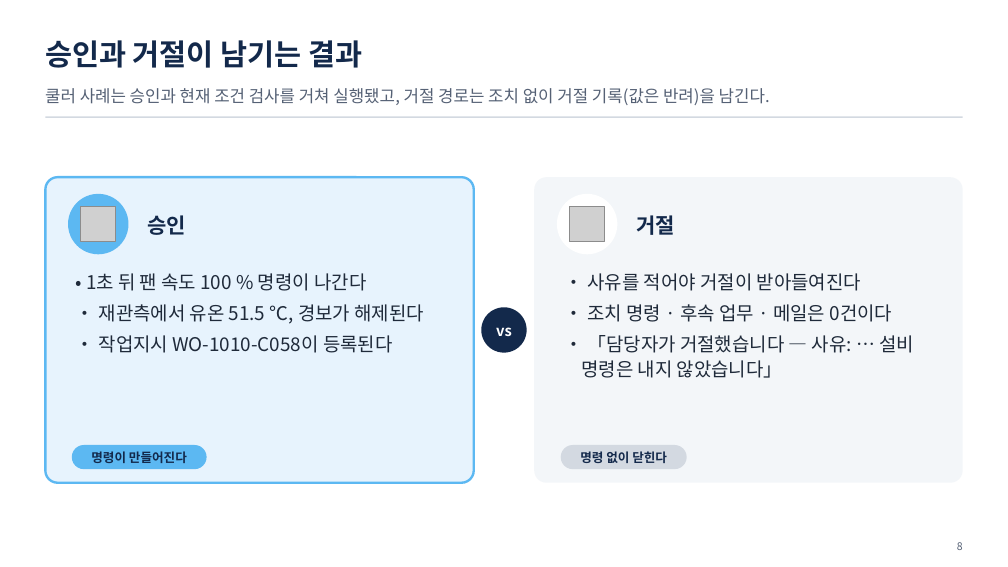
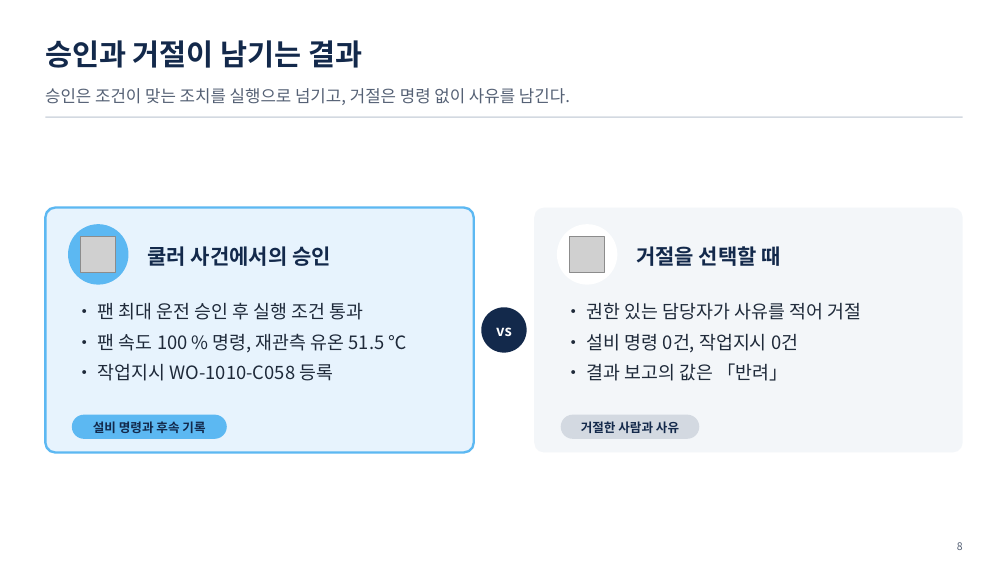
Before and after one commit to uengine-oss/hyd-iot-edu, a slide deck: slide 8 of workspace/강의제작/산출물/통합반/이론/07회차/통합반_07일차.pptx. Drawn at 1008x567 pixels with LibreOffice and Linux fonts; fonts in the diff are those of the drawing; grey boxes stand for pictures. Boxes give left, top, right and bottom in pixels: in the first picture for what was removed or moved away, otherwise in the second. Text is boxed around its words. In the diff, an @@ line names an element or a change of style, - is before the commit and + after.

Commit message:
통합반 7회차 1~13장의 승인·질문·종료 분기를 개편하고 시험 낭독과 공식 렌더 대기를 기록

```diff
--- a/workspace/강의제작/산출물/통합반/이론/07회차/통합반_07일차.pptx
+++ b/workspace/강의제작/산출물/통합반/이론/07회차/통합반_07일차.pptx
@@ text at [45, 88, 570, 105]: text changed @@
-쿨러 사례는 승인과 현재 조건 검사를 거쳐 실행됐고, 거절 경로는 조치 없이 거절 기록(값은 반려)을 남긴다.
+승인은 조건이 맞는 조치를 실행으로 넘기고, 거절은 명령 없이 사유를 남긴다.
@@ rounded rectangle: place and size @@
-rounded rectangle at [45, 177, 474, 482]
+rounded rectangle at [45, 208, 474, 453]
@@ picture removed at [81, 206, 116, 241] @@
@@ rounded rectangle: place and size @@
-rounded rectangle at [535, 177, 963, 482]
+rounded rectangle at [535, 208, 963, 453]
@@ picture removed at [569, 206, 604, 241] @@
@@ ellipse: place and size @@
-ellipse at [68, 194, 129, 254]
+ellipse at [68, 225, 129, 285]
@@ picture added at [81, 237, 116, 271] @@
@@ ellipse: place and size @@
-ellipse at [557, 194, 618, 254]
+ellipse at [557, 225, 618, 285]
@@ picture added at [569, 237, 604, 271] @@
@@ text at [147, 246, 331, 266]: text changed @@
-승인
+쿨러 사건에서의 승인
@@ text at [636, 246, 781, 266]: text changed @@
-거절
+거절을 선택할 때
@@ text at [98, 302, 407, 381]: text changed; size 18 to 17.5 pt @@
-• 1초 뒤 팬 속도 100 % 명령이 나간다
-• 재관측에서 유온 51.5 ℃, 경보가 해제된다
-• 작업지시 WO-1010-C058이 등록된다
+• 팬 최대 운전 승인 후 실행 조건 통과
+• 팬 속도 100 % 명령, 재관측 유온 51.5 ℃
+• 작업지시 WO-1010-C058 등록
@@ text at [587, 303, 861, 381]: text changed; size 18 to 17.5 pt @@
-• 사유를 적어야 거절이 받아들여진다
-• 조치 명령 · 후속 업무 · 메일은 0건이다
-• 「담당자가 거절했습니다 — 사유: … 설비 명령은 내지 않았습니다」
+• 권한 있는 담당자가 사유를 적어 거절
+• 설비 명령 0건, 작업지시 0건
+• 결과 보고의 값은 「반려」
@@ rounded rectangle: place and size @@
-rounded rectangle at [72, 445, 206, 470]
+rounded rectangle at [72, 414, 227, 439]
@@ rounded rectangle: place and size @@
-rounded rectangle at [561, 445, 687, 470]
+rounded rectangle at [561, 414, 699, 439]
@@ text at [93, 421, 205, 433]: text changed @@
-명령이 만들어진다
+설비 명령과 후속 기록
@@ text at [581, 421, 679, 433]: text changed @@
-명령 없이 닫힌다
+거절한 사람과 사유
```
Also in this commit, not shown: 12 other slides changed, 29 other files.
